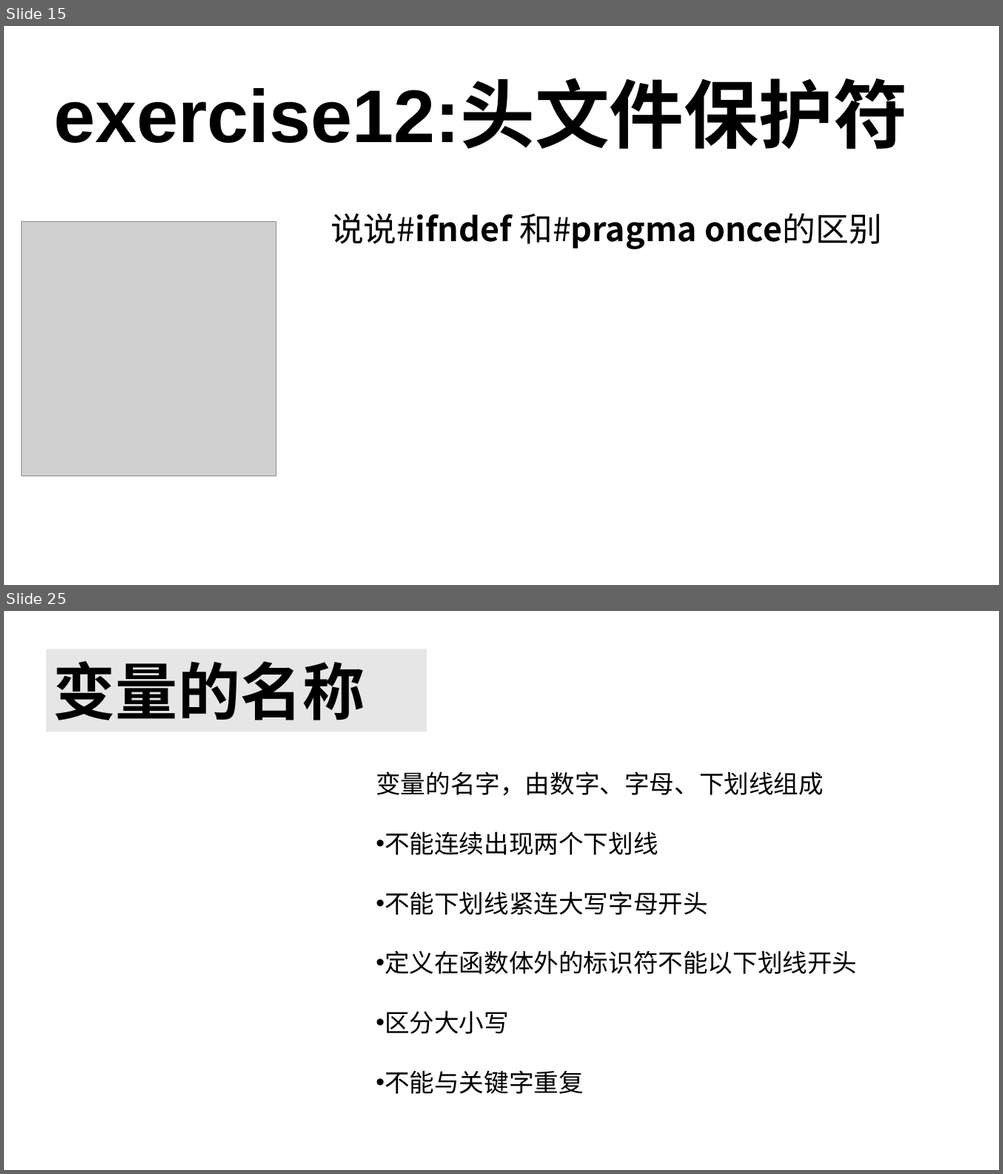
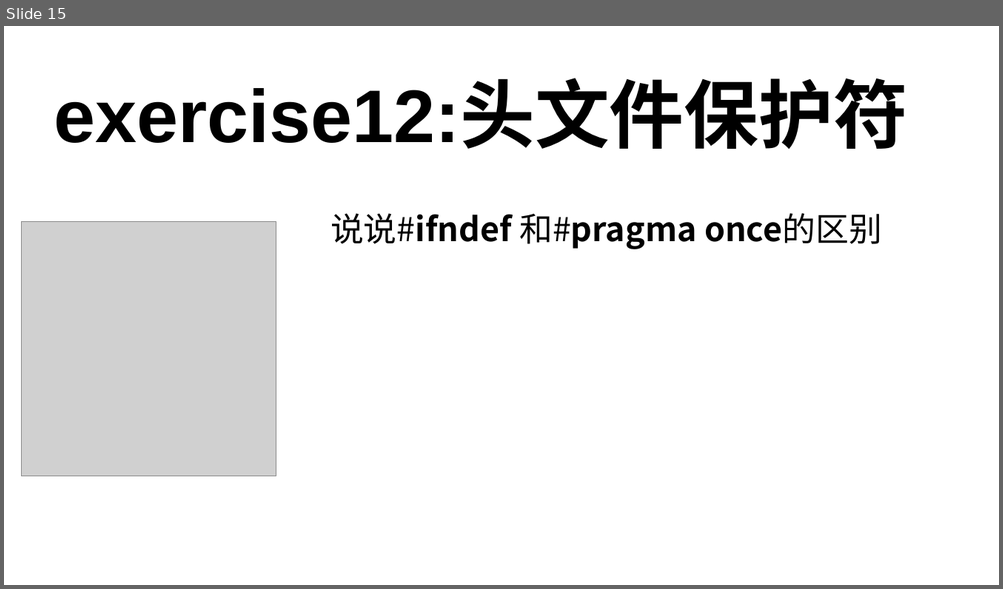
Before and after one commit to 3417725275/CPP_Study, a slide deck: C++课件.pptx. Shown one above the other, each under a label of ours: slides 15 and 25 before the commit, slide 15 after it; the slides between them are not shown. The pictures are 1003x1174 and 1003x589 pixels, drawn with LibreOffice and Linux fonts; fonts in the diff are those of the drawing; grey boxes stand for pictures. Boxes give left, top, right and bottom in pixels: in the first picture for what was removed or moved away, otherwise in the second. Text is boxed around its words. In the diff, an @@ line names an element or a change of style, - is before the commit and + after.

```diff
--- a/C++课件.pptx
+++ b/C++课件.pptx
@@ slide 25 removed at box(4, 611, 999, 1170), background #FFFFFF @@
@@ rectangle removed at box(46, 649, 427, 732) @@
-变量的名称
@@ text removed at box(375, 772, 856, 1094) @@
-变量的名字，由数字、字母、下划线组成
-• 不能连续出现两个下划线
-• 不能下划线紧连大写字母开头
-• 定义在函数体外的标识符不能以下划线开头
-• 区分大小写
-• 不能与关键字重复
```
Also in this commit, not shown: 6 slides changed, 3 slides added, 10 other slides removed, 1 other file.
